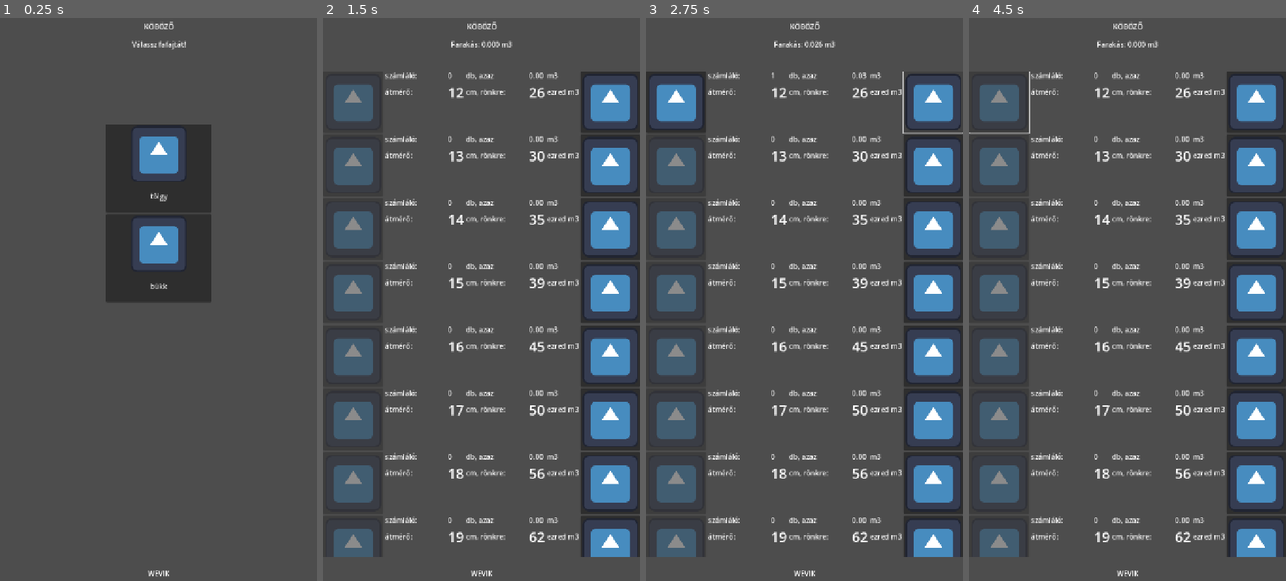
Above: before the commit, frames 1-4 (left to right).
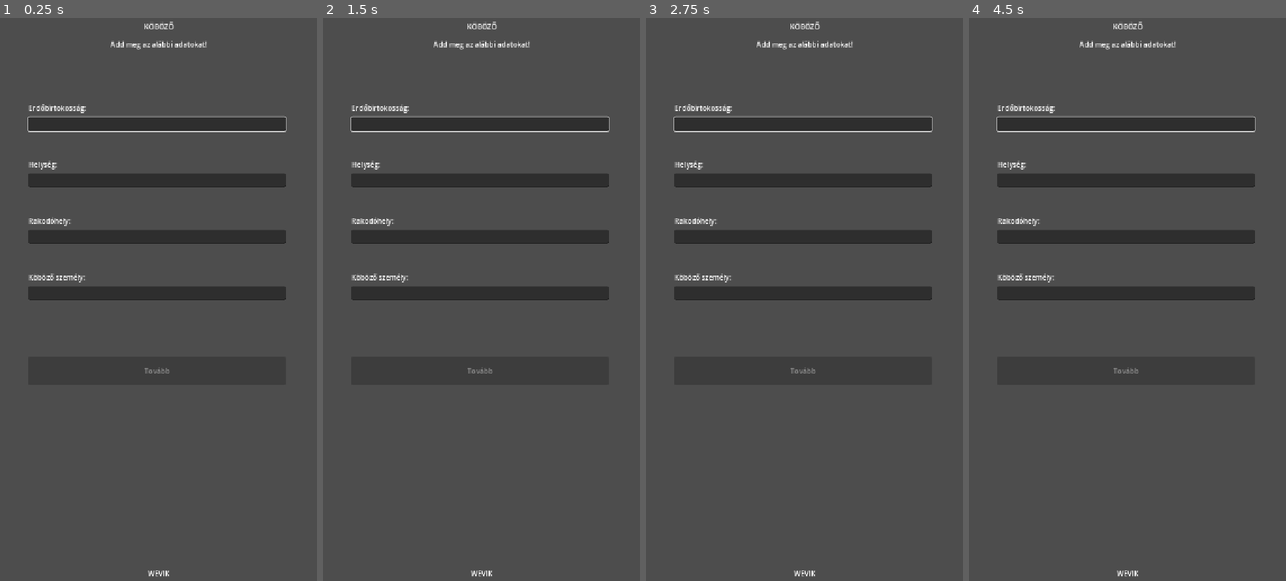
Above: after the commit, the same moments.

Repository: rolika/kob_g
Game: Godot game, scene res://main.tscn
The game is run twice, just before and just after one commit, with the same random seed, the same clock (stepped at 60 frames per second) and the same inputs. The engine's default icon, where the game draws it, is replaced by a stand-in: a white triangle on a blue panel in a dark square.
Inputs (mouse positions are in pixels of both pictures, inside the frame that each line leads up to):
- Up to frame 1 (0.25 s): no input
- Up to frame 2 (1.5 s): click (481, 170) at 0.5 s, where only the run before the commit has a clickable "tölgy"; click (481, 170) at 1.25 s, where only the run before the commit has a clickable "2.00 m"
- Up to frame 3 (2.75 s): click (934, 102) at 2.02 s
- Up to frame 4 (4.5 s): click (997, 102) at 2.77 s; click (1257, 102) at 3.52 s; click (997, 102) at 4.27 s

The runs differ from the first frame. In frame 1, 13% of the frame differs, in the area x 8-91%, y 4-64%; in frame 2, 28%; in frame 3, 29%, in the area x 0-100%, y 4-96%; in frame 4, 28%.

Commit message:
identify session

Diff:
--- a/scenes/cube_control.tscn
+++ b/scenes/cube_control.tscn
@@ -13,6 +13,7 @@
 script = ExtResource("1_ode8r")
 
 [node name="HBoxContainer" type="HBoxContainer" parent="."]
+layout_mode = 0
 offset_right = 720.0
 offset_bottom = 140.0
 
--- /dev/null
+++ b/scenes/session.tscn
@@ -0,0 +1,98 @@
+[gd_scene load_steps=2 format=3 uid="uid://b2ac32l5q465y"]
+
+[ext_resource type="Script" uid="uid://c8l31np11m5oh" path="res://scripts/session.gd" id="1_wfdo7"]
+
+[node name="Session" type="Node2D"]
+script = ExtResource("1_wfdo7")
+
+[node name="TitleLabel" type="Label" parent="."]
+offset_right = 720.0
+offset_bottom = 40.0
+size_flags_horizontal = 0
+text = "KÖBÖZŐ"
+horizontal_alignment = 1
+vertical_alignment = 1
+
+[node name="SubtitleLabel" type="Label" parent="."]
+offset_top = 40.0
+offset_right = 720.0
+offset_bottom = 80.0
+size_flags_horizontal = 0
+text = "Add meg az alábbi adatokat!"
+horizontal_alignment = 1
+vertical_alignment = 1
+
+[node name="Label" type="Label" parent="."]
+offset_left = 64.0
+offset_top = 192.0
+offset_right = 195.0
+offset_bottom = 215.0
+text = "Erdőbirtokosság:"
+
+[node name="CompanyLineEdit" type="LineEdit" parent="."]
+offset_left = 64.0
+offset_top = 224.0
+offset_right = 648.0
+offset_bottom = 256.0
+
+[node name="Label2" type="Label" parent="."]
+offset_left = 64.0
+offset_top = 320.0
+offset_right = 195.0
+offset_bottom = 343.0
+text = "Helység:"
+
+[node name="CityLineEdit" type="LineEdit" parent="."]
+offset_left = 64.0
+offset_top = 352.0
+offset_right = 648.0
+offset_bottom = 384.0
+
+[node name="Label3" type="Label" parent="."]
+offset_left = 64.0
+offset_top = 448.0
+offset_right = 195.0
+offset_bottom = 471.0
+text = "Rakodóhely:"
+
+[node name="SiteLineEdit" type="LineEdit" parent="."]
+offset_left = 64.0
+offset_top = 480.0
+offset_right = 648.0
+offset_bottom = 512.0
+
+[node name="Label4" type="Label" parent="."]
+offset_left = 64.0
+offset_top = 576.0
+offset_right = 195.0
+offset_bottom = 599.0
+text = "Köböző személy:"
+
+[node name="PersonLineEdit" type="LineEdit" parent="."]
+offset_left = 64.0
+offset_top = 608.0
+offset_right = 648.0
+offset_bottom = 640.0
+
+[node name="FooterLabel" type="Label" parent="."]
+offset_top = 1240.0
+offset_right = 720.0
+offset_bottom = 1280.0
+size_flags_horizontal = 0
+text = "WEVIK"
+horizontal_alignment = 1
+vertical_alignment = 1
+
+[node name="SubmitButton" type="Button" parent="."]
+offset_left = 64.0
+offset_top = 768.0
+offset_right = 648.0
+offset_bottom = 832.0
+disabled = true
+text = "Tovább"
+
+[connection signal="text_changed" from="CompanyLineEdit" to="." method="_on_company_line_edit_text_changed"]
+[connection signal="text_changed" from="CityLineEdit" to="." method="_on_city_line_edit_text_changed"]
+[connection signal="text_changed" from="SiteLineEdit" to="." method="_on_site_line_edit_text_changed"]
+[connection signal="text_changed" from="PersonLineEdit" to="." method="_on_person_line_edit_text_changed"]
+[connection signal="pressed" from="SubmitButton" to="." method="_on_submit_button_pressed"]
--- a/scenes/type_button.tscn
+++ /dev/null
@@ -1,19 +0,0 @@
-[gd_scene load_steps=3 format=3 uid="uid://q2qyi2pktti8"]
-
-[ext_resource type="Texture2D" uid="uid://7oc0weeunmu" path="res://icon.svg" id="1_lr7g0"]
-[ext_resource type="Script" uid="uid://dn5ejf571vsc4" path="res://scripts/type_button.gd" id="1_yomn1"]
-
-[node name="TypeButton" type="Button"]
-anchors_preset = 5
-anchor_left = 0.5
-anchor_right = 0.5
-offset_left = -68.0
-offset_right = 68.0
-offset_bottom = 182.0
-grow_horizontal = 2
-size_flags_horizontal = 3
-text = "Type 1"
-icon = ExtResource("1_lr7g0")
-icon_alignment = 1
-vertical_icon_alignment = 0
-script = ExtResource("1_yomn1")
--- a/scripts/main.gd
+++ b/scripts/main.gd
@@ -1,36 +1,39 @@
 extends Node2D
 
-
-const SELECT_TYPE = preload("res://scenes/type_options.tscn")
-const SELECT_LENGTH = preload("res://scenes/length_options.tscn")
-const CUBE_WORKSPACE = preload("res://scenes/cube_workspace.tscn")
+const SESSION_SCENE = preload("res://scenes/session.tscn")
+const TYPE_SCENE = preload("res://scenes/type_options.tscn")
+const LENGTH_SCENE = preload("res://scenes/length_options.tscn")
+const WORKSPACE_SCENE = preload("res://scenes/cube_workspace.tscn")
 
 var scene: Node
 
+func _ready() -> void:
+    scene = SESSION_SCENE.instantiate()
+    add_child(scene)
+    scene.submit.connect(_on_session_submitted)
 
-func _ready() -> void:
-    scene = SELECT_TYPE.instantiate()
+func _on_session_submitted(company: String, city: String, site: String, person: String) -> void:
+    remove_prev_scene()
+    scene = TYPE_SCENE.instantiate()
     add_child(scene)
     scene.type_selected.connect(_on_type_selected)
-
+    print(company, city, site, person)
 
 func _on_type_selected(type: String) -> void:
     remove_prev_scene()
-    scene = SELECT_LENGTH.instantiate()
+    scene = LENGTH_SCENE.instantiate()
     scene.woodtype = type
     add_child(scene)
     scene.length_selected.connect(_on_length_selected)
 
-
 func _on_length_selected(type: String, length: float) -> void:
     remove_prev_scene()
-    scene = CUBE_WORKSPACE.instantiate()
+    scene = WORKSPACE_SCENE.instantiate()
     scene.woodtype = type
     scene.woodlength = length
     add_child(scene)
     scene.set_position(Vector2(0, 0))
 
-
 func remove_prev_scene() -> void:
     remove_child(scene)
     scene.queue_free()
--- a/scripts/session.gd
+++ b/scripts/session.gd
@@ -1,9 +1,39 @@
 extends Node
 
-var company: String = "Nyirma Ebt."
-var city: String = "Herend"
-var site: String = "26B"
-var type: String = "tölgy"
-var length: float = 2.0
-var cube_data: Array = [123, 456, 789]
-var cube_count: Array = [1, 2, 3]
+var company: String
+var city: String
+var site: String
+var person: String
+
+var is_company_entered: bool = false
+var is_city_entered: bool = false
+var is_site_entered: bool = false
+var is_person_entered: bool = false
+
+signal submit(company: String, city: String, site: String, person: String)
+
+func _ready() -> void:
+    $CompanyLineEdit.call_deferred("grab_focus")
+
+func _on_company_line_edit_text_changed(new_text: String) -> void:
+    is_company_entered = true
+    company = new_text
+
+func _on_city_line_edit_text_changed(new_text: String) -> void:
+    is_city_entered = true
+    city = new_text
+
+func _on_site_line_edit_text_changed(new_text: String) -> void:
+    is_site_entered = true
+    site = new_text
+
+func _on_person_line_edit_text_changed(new_text: String) -> void:
+    is_person_entered = true
+    person = new_text
+
+func _process(_delta: float) -> void:
+    if is_company_entered and is_city_entered and is_site_entered and is_person_entered:
+        $SubmitButton.disabled = false
+
+func _on_submit_button_pressed() -> void:
+    submit.emit(company, city, site, person)
--- a/scripts/type_button.gd
+++ /dev/null
@@ -1,9 +0,0 @@
-extends Button
-
-signal type_selected(type: String)
-
-func _ready() -> void:
-    self.pressed.connect(_button_pressed.bind(self))
-
-func _button_pressed(button: Button) -> void:
-    type_selected.emit(button.text)
Not shown, removed: scripts/type_button.gd.uid
